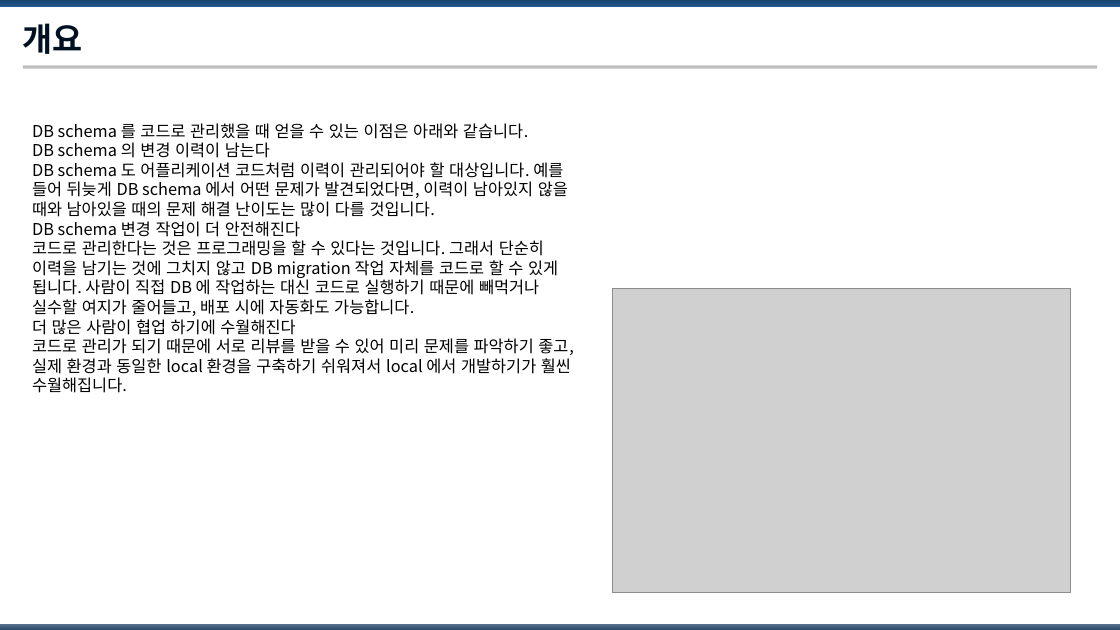
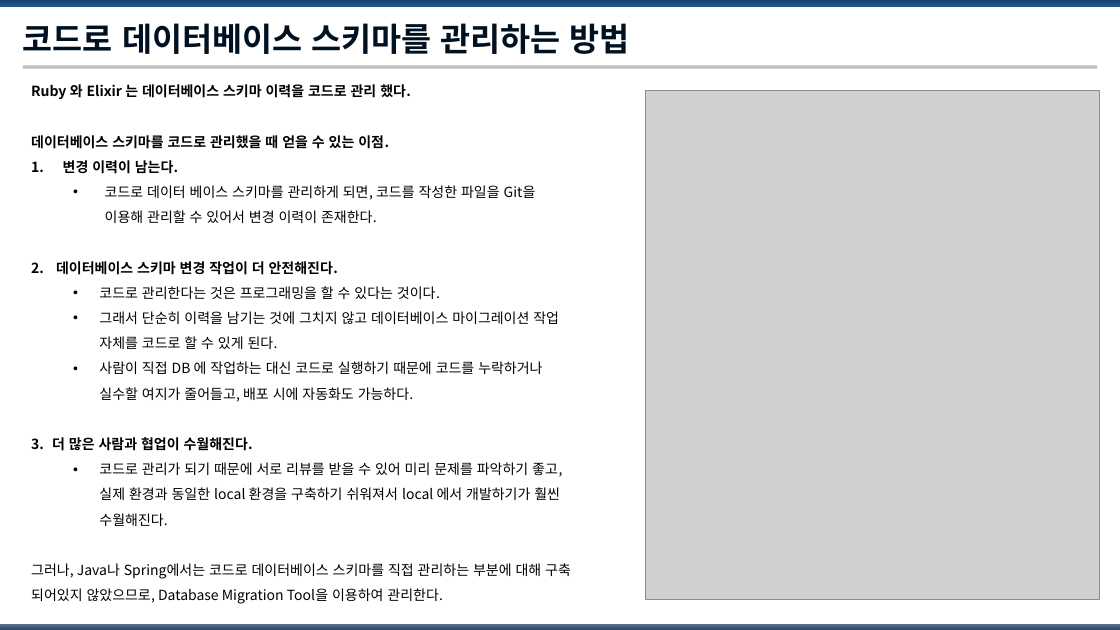
Before and after one commit to Park-Seung-Hun/flyway-test, a slide deck: slide 5 of Database Migration Tool.pptx (slide 6 before the commit). Drawn at 1120x630 pixels with LibreOffice and Linux fonts; fonts in the diff are those of the drawing; grey boxes stand for pictures. Boxes give left, top, right and bottom in pixels: in the first picture for what was removed or moved away, otherwise in the second. Text is boxed around its words. In the diff, an @@ line names an element or a change of style, - is before the commit and + after.

Commit message:
fix : PPT 추가 작성

```diff
--- a/Database Migration Tool.pptx
+++ b/Database Migration Tool.pptx
@@ title at (x1=23, y1=23, x2=630, y2=54): text changed @@
-개요
+코드로 데이터베이스 스키마를 관리하는 방법
@@ text at (x1=31, y1=84, x2=571, y2=604): text changed; size 14 to 12 pt @@
-DB schema 를 코드로 관리했을 때 얻을 수 있는 이점은 아래와 같습니다.
-DB schema 의 변경 이력이 남는다
-DB schema 도 어플리케이션 코드처럼 이력이 관리되어야 할 대상입니다. 예를 들어 뒤늦게 DB schema 에서 어떤 문제가 발견되었다면, 이력이 남아있지 않을 때와 남아있을 때의 문제 해결 난이도는 많이 다를 것입니다.
-DB schema 변경 작업이 더 안전해진다
-코드로 관리한다는 것은 프로그래밍을 할 수 있다는 것입니다. 그래서 단순히 이력을 남기는 것에 그치지 않고 DB migration 작업 자체를 코드로 할 수 있게 됩니다. 사람이 직접 DB 에 작업하는 대신 코드로 실행하기 때문에 빼먹거나 실수할 여지가 줄어들고, 배포 시에 자동화도 가능합니다.
-더 많은 사람이 협업 하기에 수월해진다
-코드로 관리가 되기 때문에 서로 리뷰를 받을 수 있어 미리 문제를 파악하기 좋고, 실제 환경과 동일한 local 환경을 구축하기 쉬워져서 local 에서 개발하기가 훨씬 수월해집니다.
+Ruby 와 Elixir 는 데이터베이스 스키마 이력을 코드로 관리 했다.
+데이터베이스 스키마를 코드로 관리했을 때 얻을 수 있는 이점.
+1. 변경 이력이 남는다.
+  • 코드로 데이터 베이스 스키마를 관리하게 되면, 코드를 작성한 파일을 Git을 이용해 관리할 수 있어서 변경 이력이 존재한다.
+2. 데이터베이스 스키마 변경 작업이 더 안전해진다.
+  • 코드로 관리한다는 것은 프로그래밍을 할 수 있다는 것이다.
+  • 그래서 단순히 이력을 남기는 것에 그치지 않고 데이터베이스 마이그레이션 작업 자체를 코드로 할 수 있게 된다.
+  • 사람이 직접 DB 에 작업하는 대신 코드로 실행하기 때문에 코드를 누락하거나 실수할 여지가 줄어들고, 배포 시에 자동화도 가능하다.
+3. 더 많은 사람과 협업이 수월해진다.
+  • 코드로 관리가 되기 때문에 서로 리뷰를 받을 수 있어 미리 문제를 파악하기 좋고, 실제 환경과 동일한 local 환경을 구축하기 쉬워져서 local 에서 개발하기가 훨씬 수월해진다.
+그러나, Java나 Spring에서는 코드로 데이터베이스 스키마를 직접 관리하는 부분에 대해 구축 되어있지 않았으므로, Database Migration Tool을 이용하여 관리한다.
@@ picture resized from (x1=613, y1=289, x2=1071, y2=593) to (x1=645, y1=91, x2=1099, y2=599) @@
```
Also in this commit, not shown: 8 other slides changed, 2 slides added, 3 slides removed, 3 other files.
